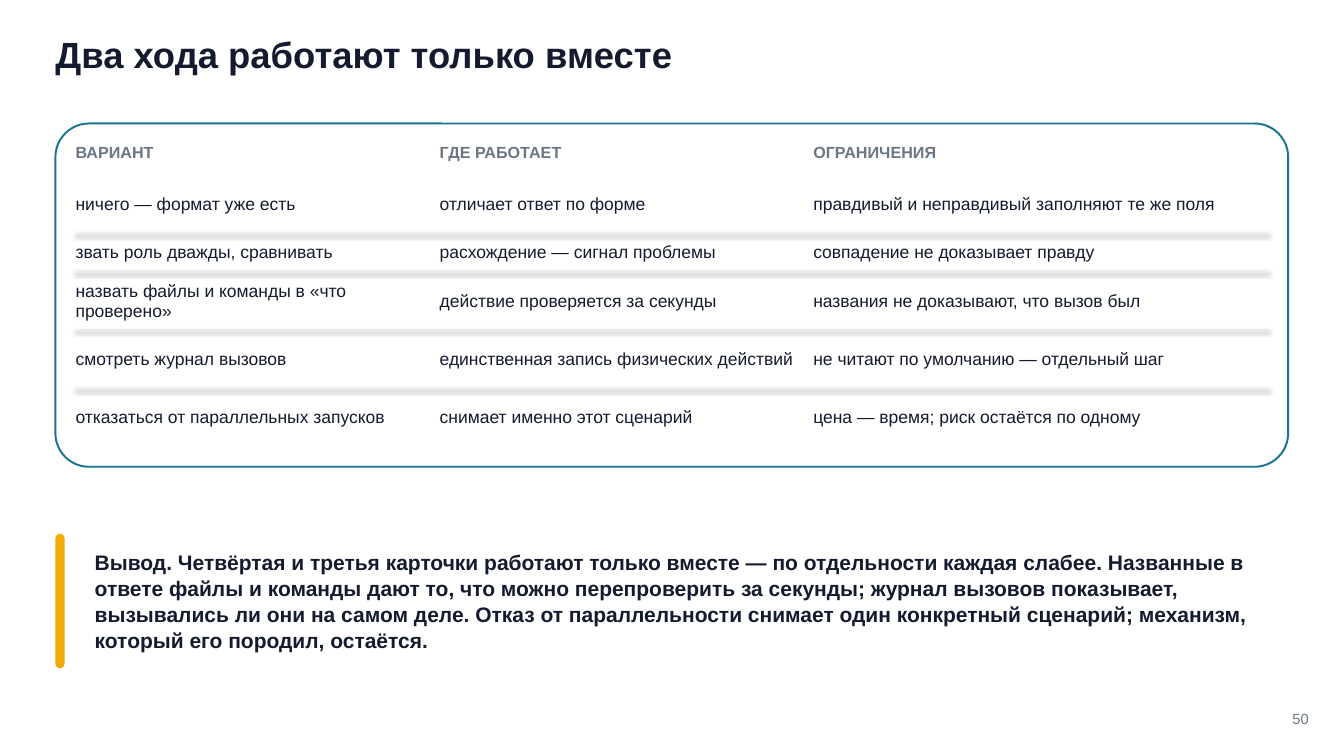
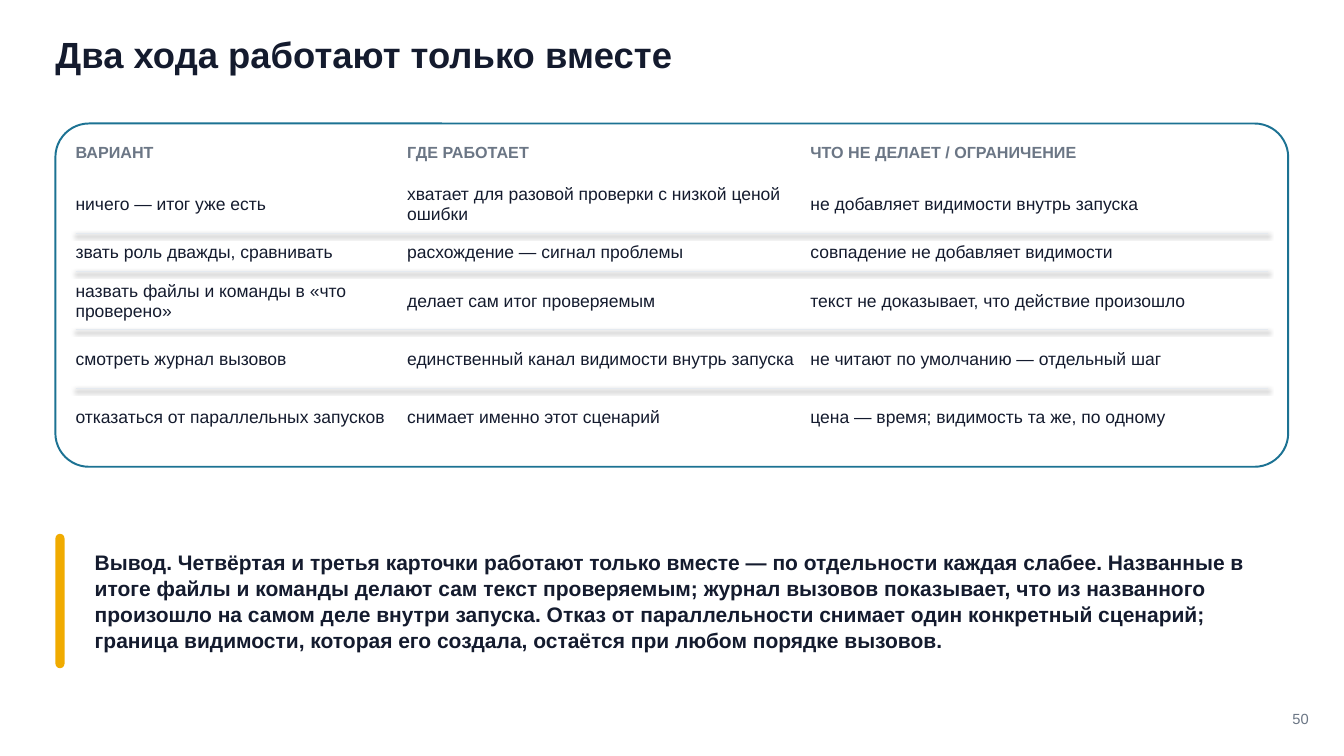
Before and after one commit to tellina-study/AI-usage-lessons, a slide deck: slide 50 of library/seminars/sem-06/rendered/sem-06.pptx. Drawn at 1344x756 pixels with LibreOffice and Linux fonts; fonts in the diff are those of the drawing. Boxes give left, top, right and bottom in pixels: in the first picture for what was removed or moved away, otherwise in the second. Text is boxed around its words. In the diff, an @@ line names an element or a change of style, - is before the commit and + after.

```diff
--- a/library/seminars/sem-06/rendered/sem-06.pptx
+++ b/library/seminars/sem-06/rendered/sem-06.pptx
@@ text "ГДЕ РАБОТАЕТ": place and size @@
-text "ГДЕ РАБОТАЕТ" at [440,147,561,161]
+text "ГДЕ РАБОТАЕТ" at [407,147,529,161]
@@ text at [810,147,1076,161]: text changed @@
-ОГРАНИЧЕНИЯ
+ЧТО НЕ ДЕЛАЕТ / ОГРАНИЧЕНИЕ
@@ text at [76,200,266,214]: text changed @@
-ничего — формат уже есть
+ничего — итог уже есть
@@ text at [407,187,781,220]: text changed @@
-отличает ответ по форме
+хватает для разовой проверки с низкой ценой ошибки
@@ text at [810,197,1138,214]: text changed @@
-правдивый и неправдивый заполняют те же поля
+не добавляет видимости внутрь запуска
@@ text "расхождение — сигнал проблемы": place and size @@
-text "расхождение — сигнал проблемы" at [440,245,716,262]
+text "расхождение — сигнал проблемы" at [407,245,684,262]
@@ text at [810,245,1112,262]: text changed @@
-совпадение не доказывает правду
+совпадение не добавляет видимости
@@ text at [407,297,655,311]: text changed @@
-действие проверяется за секунды
+делает сам итог проверяемым
@@ text at [810,294,1185,311]: text changed @@
-названия не доказывают, что вызов был
+текст не доказывает, что действие произошло
@@ text at [407,352,794,369]: text changed @@
-единственная запись физических действий
+единственный канал видимости внутрь запуска
@@ text "снимает именно этот сценарий": place and size @@
-text "снимает именно этот сценарий" at [440,410,692,427]
+text "снимает именно этот сценарий" at [407,410,660,427]
@@ text at [810,413,1165,427]: text changed @@
-цена — время; риск остаётся по одному
+цена — время; видимость та же, по одному
@@ text at [95,554,1243,653]: text changed @@
-Вывод. Четвёртая и третья карточки работают только вместе — по отдельности каждая слабее. Названные в ответе файлы и команды дают то, что можно перепроверить за секунды; журнал вызовов показывает, вызывались ли они на самом деле. Отказ от параллельности снимает один конкретный сценарий; механизм, который его породил, остаётся.
+Вывод. Четвёртая и третья карточки работают только вместе — по отдельности каждая слабее. Названные в итоге файлы и команды делают сам текст проверяемым; журнал вызовов показывает, что из названного произошло на самом деле внутри запуска. Отказ от параллельности снимает один конкретный сценарий; граница видимости, которая его создала, остаётся при любом порядке вызовов.
```
Also in this commit, not shown: 39 other slides changed, 10 slides added, 10 slides removed, 48 other files.
